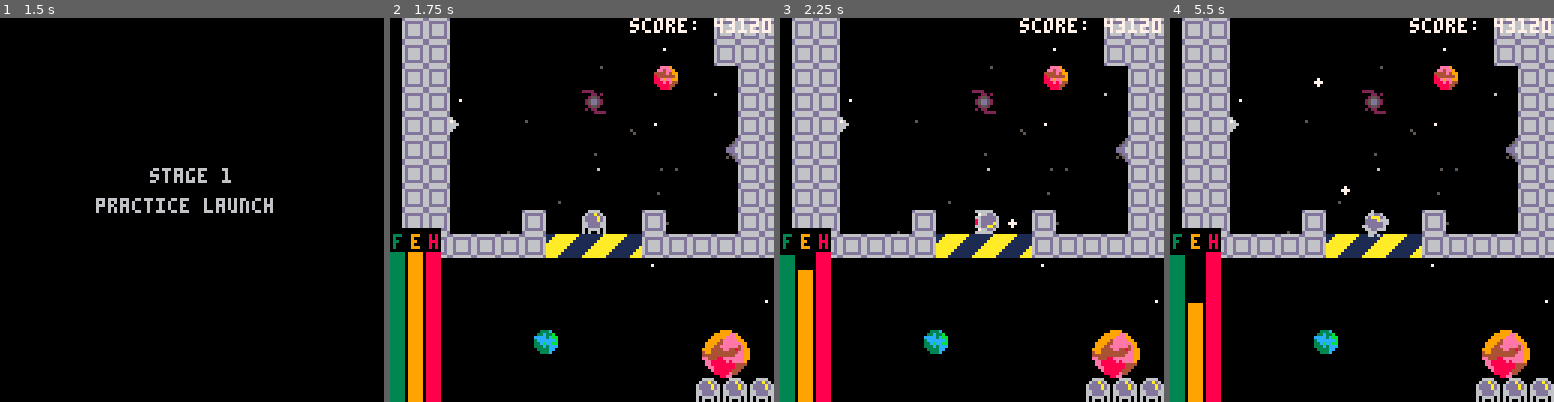
Above: before the commit, frames 1-4 (left to right).
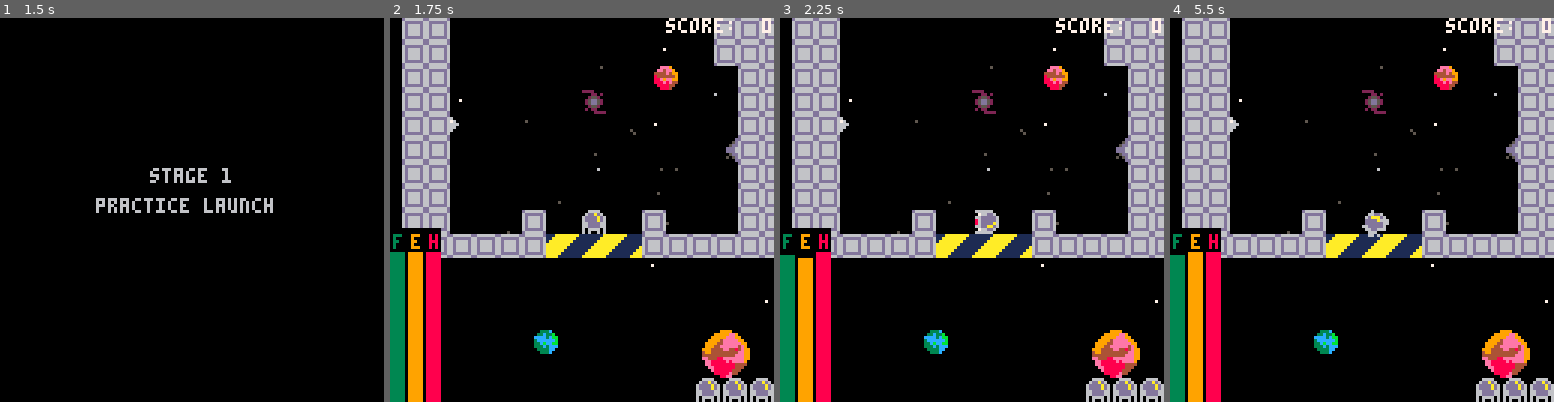
Above: after the commit, the same moments.

Repository: ChubbRck/KidOrion
Game: PICO-8 cartridge kidorion8.p8
Two runs of this game, one before a commit and one after it. Both use one fixed random seed, a clock stepped at 60 frames per second and the inputs below.
Inputs:
- Up to frame 1 (1.5 s): tap X (X key) at 0.33, 1.07 s; tap O (Z key) at 0.7 s
- Up to frame 2 (1.75 s): hold Right from 1.6 s (still down); tap O (Z key) at 1.7 s
- Up to frame 3 (2.25 s): tap X (X key) at 1.85 s; release Right at 2.1 s; tap O (Z key) at 2.1 s; hold Up from 2.15 s (still down)
- Up to frame 4 (5.5 s): release Up at 2.42 s; hold Right 2.47-3.03 s; tap O (Z key) every 0.4 s from 2.5 to 5.3 s; tap X (X key) at 2.97, 4.08, 5.2 s; hold Left 3.08-3.58 s; hold Right 4.02-4.68 s; hold Up 4.73-5.03 s; hold Left from 5.08 s (still down)

Frame 1 is identical in both runs. In frame 2, 0.6% of the frame differs, in the area x 62-97%, y 0-4%; in frame 3, 0.7%; in frame 4, 1.2%, in the area x 4-97%, y 0-75%.

Commit message:
Reset build to level 1

Diff:
--- a/kidorion8.p8
+++ b/kidorion8.p8
@@ -11,7 +11,7 @@
 	baseaccel = .1, -- was .1
 	vel = {x = 0, y = 0},
 	bounce = 0.4 ,
-	score = 4312,
+	score = 0,
 	landingthreshold = 0.5,
 	maxvel = 3, -- was 2
 	rot = 0,
@@ -842,8 +842,8 @@
 p.dead = false
 p.atgoal = false
 p.canmove = true
-p.hasitem = true
-p.hascannon = true
+p.hasitem = false
+p.hascannon = false
 end
 
 function resetmsgs()
